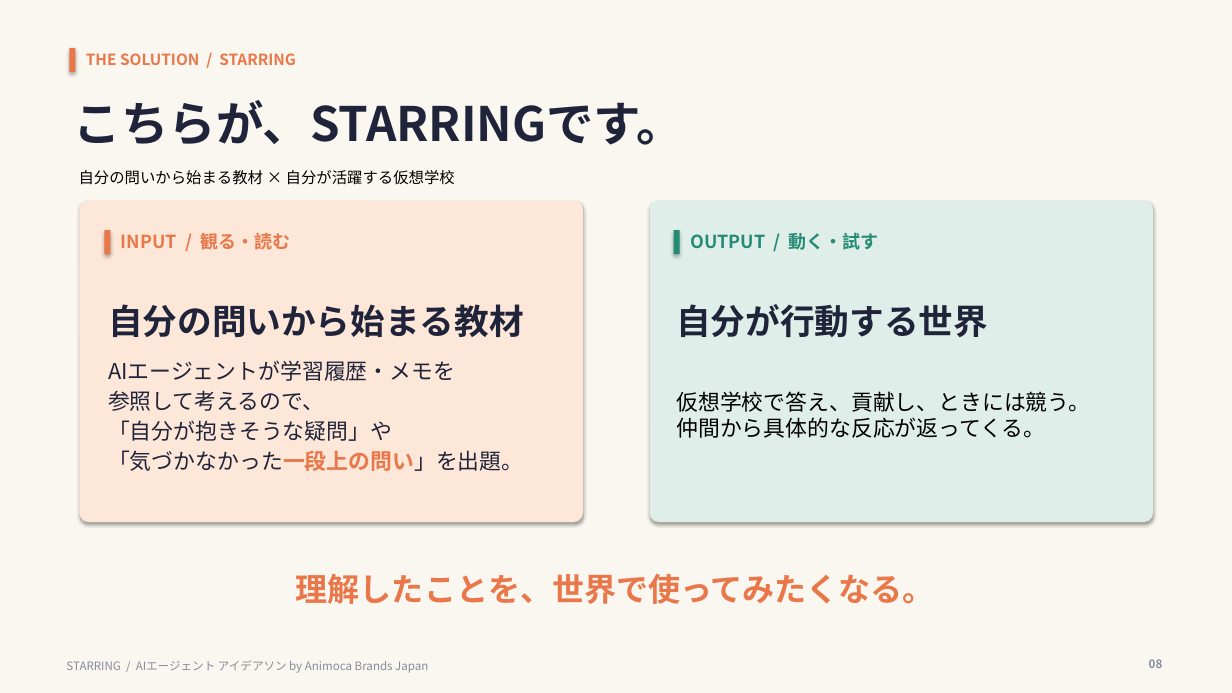
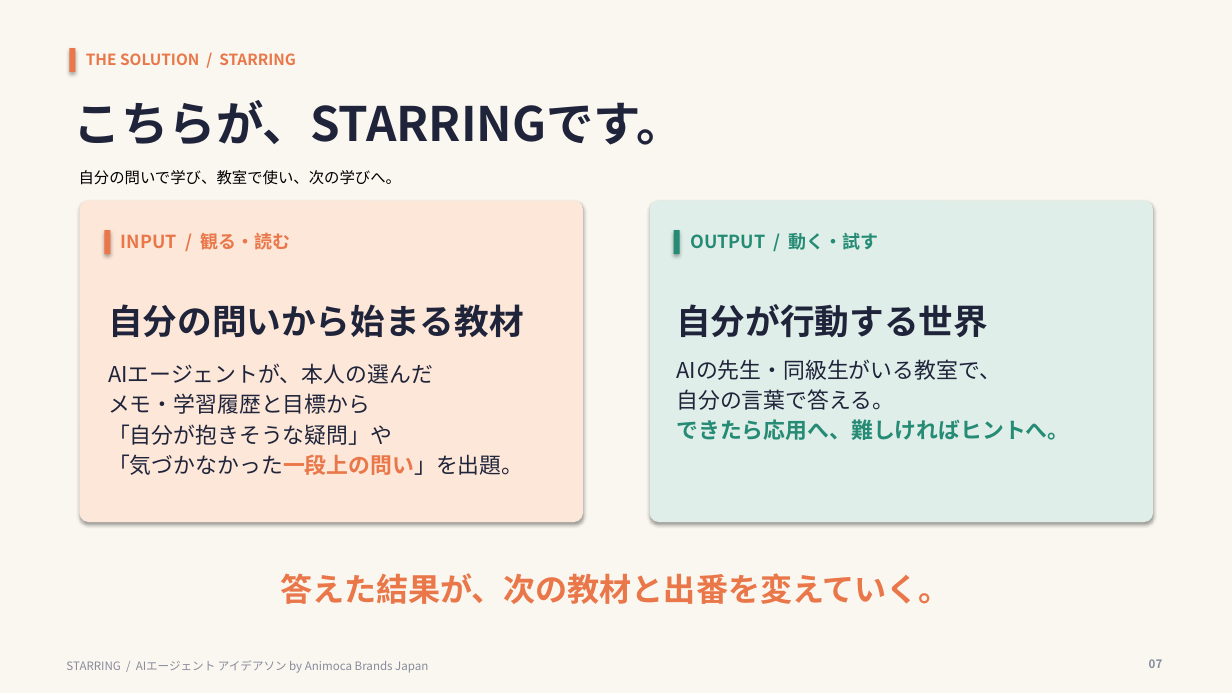
Before and after one commit to zpx9/a1, a slide deck: slide 7 of STARRING_final.pptx (slide 8 before the commit). Drawn at 1232x693 pixels with LibreOffice and Linux fonts; fonts in the diff are those of the drawing. Boxes give left, top, right and bottom in pixels: in the first picture for what was removed or moved away, otherwise in the second. Text is boxed around its words. In the diff, an @@ line names an element or a change of style, - is before the commit and + after.

```diff
--- a/STARRING_final.pptx
+++ b/STARRING_final.pptx
@@ text at [79,170,402,185]: text changed @@
-自分の問いから始まる教材 × 自分が活躍する仮想学校
+自分の問いで学び、教室で使い、次の学びへ。
@@ text at [676,359,1069,440]: text changed; text colour #000000 to #20243B @@
-仮想学校で答え、貢献し、ときには競う。
-仲間から具体的な反応が返ってくる。
+AIの先生・同級生がいる教室で、
+自分の言葉で答える。
+できたら応用へ、難しければヒントへ。
@@ text "AIの先生・同級生がいる教室で、" at [676,359,1069,440]: vertical alignment middle to top @@
@@ text at [108,363,433,414]: text changed @@
-AIエージェントが学習履歴・メモを
-参照して考えるので、
+AIエージェントが、本人の選んだ
+メモ・学習履歴と目標から
@@ text at [280,573,951,604]: text changed @@
-理解したことを、世界で使ってみたくなる。
+答えた結果が、次の教材と出番を変えていく。
@@ text at [1149,659,1163,668]: text changed @@
-08
+07
```
Also in this commit, not shown: 8 other slides changed, 1 slide added, 1 slide removed, 1 other file.
